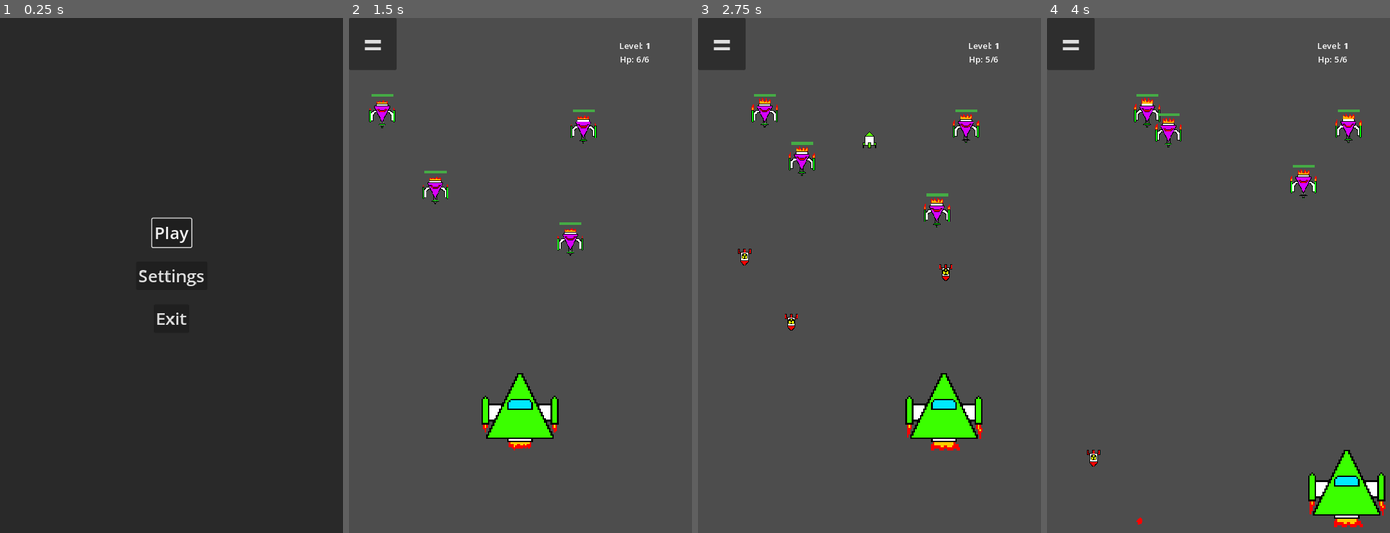
Above: before the commit, frames 1-4 (left to right).
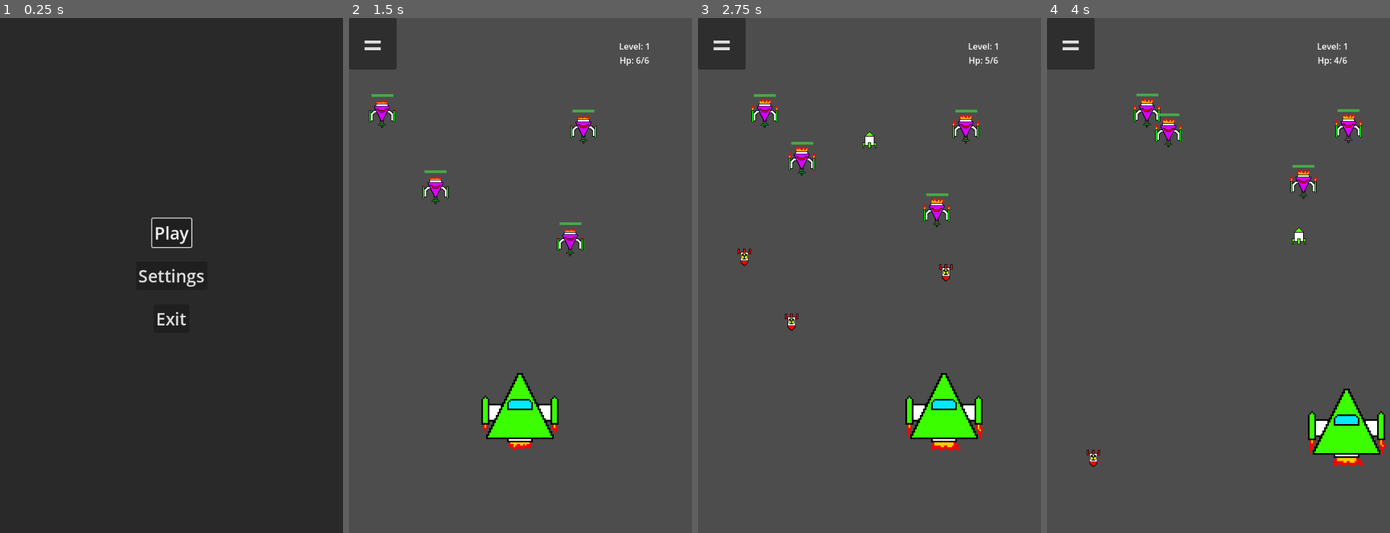
Above: after the commit, the same moments.

Repository: Bartek0x00/Morphing-Mayhem
Game: Godot game, scene res://Scenes/Start_menu.tscn
Same seed, same stepped clock (60 frames per second), same inputs: the game is played once before the commit and once after it.
Inputs:
- Up to frame 1 (0.25 s): no input
- Up to frame 2 (1.5 s): click "Play" at 0.5 s; click "Accept" at 1.25 s
- Up to frame 3 (2.75 s): tap Enter at 2 s; hold Right (Right) from 2.03 s (still down); hold Space (Shoot) from 2.03 s (still down)
- Up to frame 4 (4 s): release Right (Right) at 2.78 s; release Space (Shoot) at 2.78 s; hold Down (Down) 2.78-3.53 s; tap Space (Shoot) at 2.85 s; hold Right (Right) from 3.53 s (still down); hold Space (Shoot) from 3.53 s (still down)

The runs differ from the first frame. In frame 1, 0.2% of the frame differs, in the area x 40-60%, y 38-60%; in frame 2, 0.8%; in frame 3, 1.0%; in frame 4, 4.7%, in the area x 4-99%, y 4-99%.

Commit message:
late-nightly

Diff:
--- a/Scenes/Main.tscn
+++ b/Scenes/Main.tscn
@@ -9,9 +9,9 @@
 
 [sub_resource type="RectangleShape2D" id="RectangleShape2D_5107i"]
 
+[sub_resource type="RectangleShape2D" id="RectangleShape2D_50udm"]
+
 [sub_resource type="RectangleShape2D" id="RectangleShape2D_bcbsv"]
-
-[sub_resource type="RectangleShape2D" id="RectangleShape2D_50udm"]
 
 [sub_resource type="NoiseTexture2D" id="NoiseTexture2D_p4piy"]
 width = 96
@@ -80,6 +80,11 @@
 scale = Vector2(32, 1)
 shape = SubResource("RectangleShape2D_5107i")
 
+[node name="Mobile" type="CollisionShape2D" parent="Boundary"]
+position = Vector2(320, 846)
+scale = Vector2(32, 1)
+shape = SubResource("RectangleShape2D_50udm")
+
 [node name="Limit" type="StaticBody2D" parent="."]
 collision_layer = 32
 collision_mask = 2
@@ -97,7 +102,7 @@
 [node name="Pause_menu" type="ColorRect" parent="."]
 process_mode = 3
 visible = false
-z_index = 1
+z_index = 2
 offset_right = 640.0
 offset_bottom = 960.0
 color = Color(0, 0, 0, 0.466667)
@@ -159,7 +164,7 @@
 position = Vector2(0, 912)
 texture_normal = SubResource("NoiseTexture2D_p4piy")
 shape = SubResource("RectangleShape2D_6hs3e")
-action = "left"
+action = "Left"
 visibility_mode = 1
 
 [node name="Right" type="TouchScreenButton" parent="."]
@@ -167,7 +172,7 @@
 position = Vector2(200, 912)
 texture_normal = SubResource("NoiseTexture2D_ra54m")
 shape = SubResource("RectangleShape2D_j46g1")
-action = "right"
+action = "Right"
 visibility_mode = 1
 
 [node name="Down" type="TouchScreenButton" parent="."]
@@ -175,7 +180,7 @@
 position = Vector2(100, 912)
 texture_normal = SubResource("NoiseTexture2D_87d1j")
 shape = SubResource("RectangleShape2D_8prum")
-action = "down"
+action = "Down"
 visibility_mode = 1
 
 [node name="Shoot" type="TouchScreenButton" parent="."]
@@ -184,7 +189,7 @@
 scale = Vector2(1.07962, 1.03125)
 texture_normal = SubResource("NoiseTexture2D_521ti")
 shape = SubResource("RectangleShape2D_773sf")
-action = "shoot"
+action = "Shoot"
 visibility_mode = 1
 
 [node name="Up" type="TouchScreenButton" parent="."]
@@ -192,7 +197,7 @@
 position = Vector2(100, 860)
 texture_normal = SubResource("NoiseTexture2D_v4re1")
 shape = SubResource("RectangleShape2D_wx5gr")
-action = "up"
+action = "Up"
 visibility_mode = 1
 
 [connection signal="pressed" from="Pause_menu/Resume" to="." method="toggle_pause"]
--- a/project.godot
+++ b/project.godot
@@ -23,7 +23,8 @@
 
 window/size/viewport_width=640
 window/size/viewport_height=960
-window/stretch/mode="canvas_items"
+window/stretch/mode="viewport"
+window/stretch/aspect="ignore"
 window/handheld/orientation=1
 window/vsync/vsync_mode=2
 
